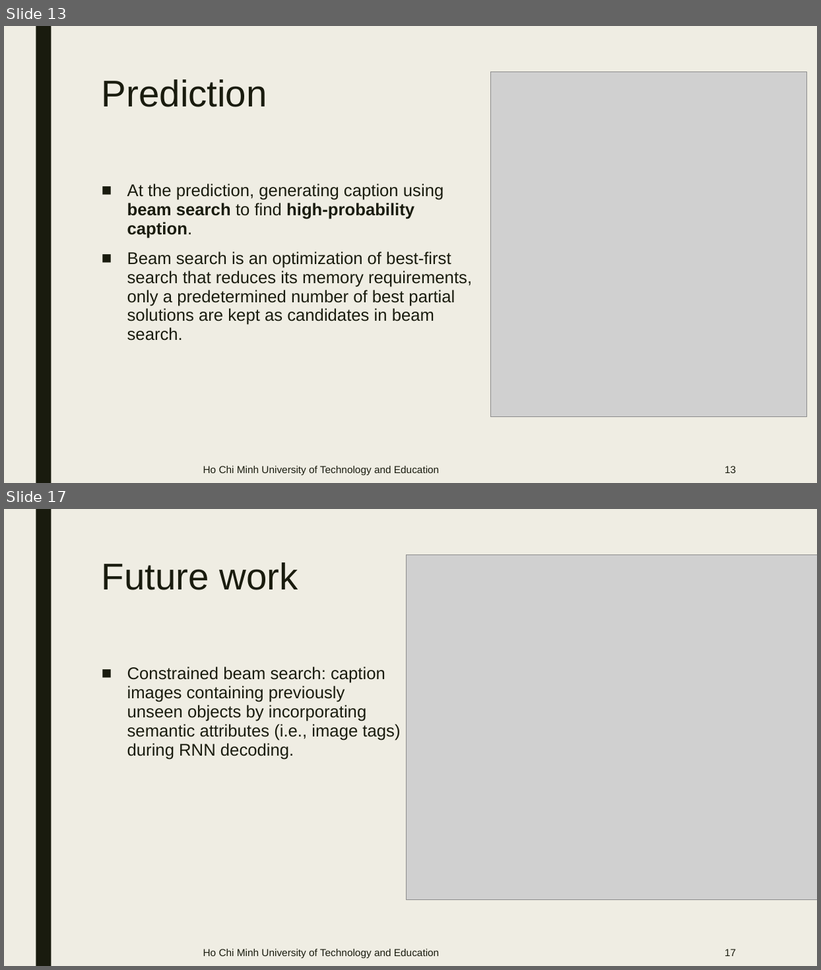
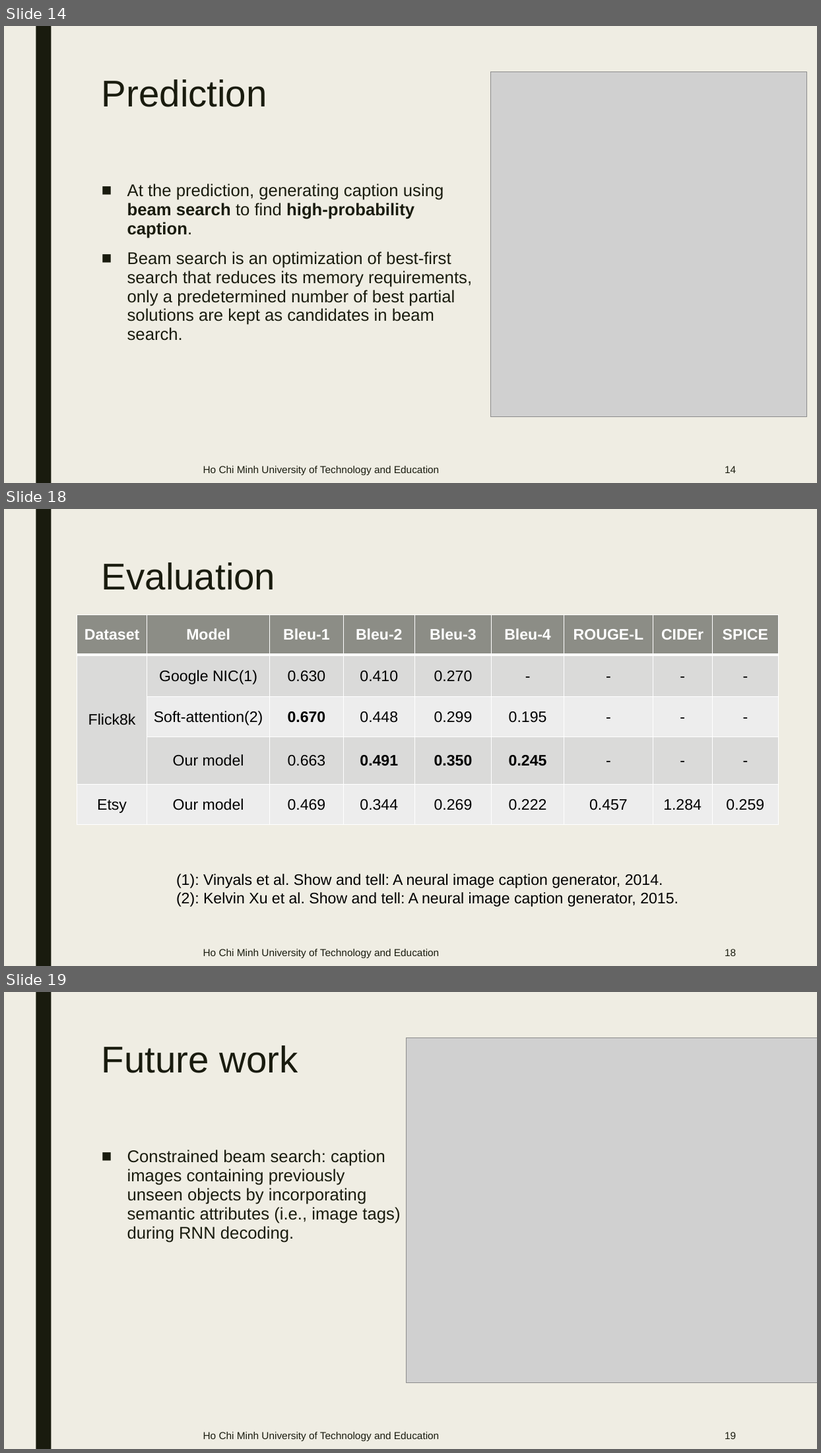
Before and after one commit to lyonguyen8697/image-description, a slide deck: presentation.pptx. Shown one above the other, each under a label of ours: slides 13 and 17 before the commit, slides 14, 18 and 19 after it; the slides between them are not shown. The pictures are 821x970 and 821x1453 pixels, drawn with LibreOffice and Linux fonts; fonts in the diff are those of the drawing; grey boxes stand for pictures. Boxes give left, top, right and bottom in pixels: in the first picture for what was removed or moved away, otherwise in the second. Text is boxed around its words. In the diff, an @@ line names an element or a change of style, - is before the commit and + after.

```diff
--- a/presentation.pptx
+++ b/presentation.pptx
@@ slide 18 added at [4, 509, 817, 966], background #EFEDE3; not listed: 1 template element that a slide beside it also shows @@
@@ title added at [102, 562, 275, 590], 44 pt, text #191B0E @@
+Evaluation
@@ table added at [77, 615, 778, 825], 5 rows, 9 columns @@
+Dataset | Model | Bleu-1 | Bleu-2 | Bleu-3 | Bleu-4 | ROUGE-L | CIDEr | SPICE
+Flick8k | Google NIC(1) | 0.630 | 0.410 | 0.270 | - | - | - | -
+ | Soft-attention(2) | 0.670 | 0.448 | 0.299 | 0.195 | - | - | -
+ | Our model | 0.663 | 0.491 | 0.350 | 0.245 | - | - | -
+Etsy | Our model | 0.469 | 0.344 | 0.269 | 0.222 | 0.457 | 1.284 | 0.259
@@ text added at [176, 874, 679, 907], 18 pt, text #000000 @@
+(1): Vinyals et al. Show and tell: A neural image caption generator, 2014.
+(2): Kelvin Xu et al. Show and tell: A neural image caption generator, 2015.
@@ text added at [203, 949, 439, 958], 12 pt, text #191B0E @@
+Ho Chi Minh University of Technology and Education
@@ page number added at [725, 949, 736, 956], 12 pt, text #191B0E @@
+18
@@ what was slide 13 is now slide 14 @@
@@ page number at [725, 466, 736, 473]: text changed @@
-13
+14
@@ what was slide 17 is now slide 19 @@
@@ page number at [725, 1432, 736, 1439]: text changed @@
-17
+19
```
Also in this commit, not shown: 6 slides changed.
